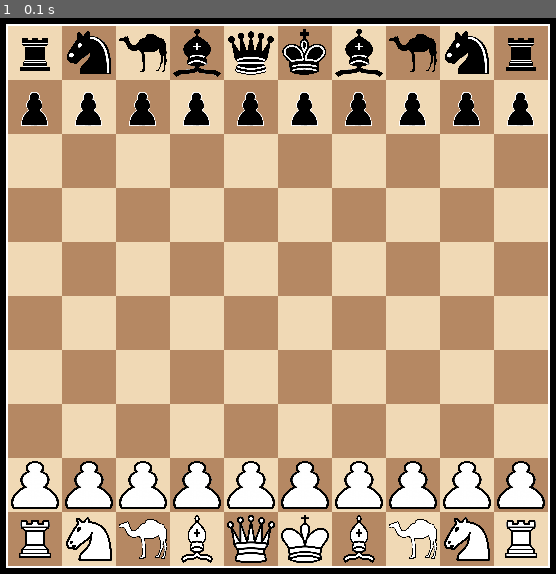
Above: before the commit, frame 1.
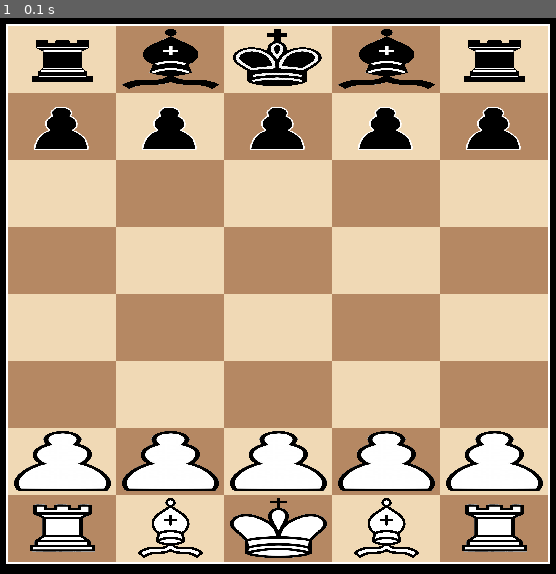
Above: after the commit, the same moment.

Repository: dprofe07/pygameChess
Game: pygame game, started from main.py
The game is run twice, just before and just after one commit, with the same random seed, the same clock (stepped at 60 frames per second) and the same inputs.
Inputs:
- Up to frame 1 (0.1 s): no input

The runs differ from the first frame. In frame 1, 57% of the frame differs, in the area x 1-99%, y 1-99%.

Commit message:
add grasshopper, changes in board saving

Diff:
--- a/board.py
+++ b/board.py
@@ -2,11 +2,130 @@
 
 from cell import Cell
 from constants import Colors
-from figures import Queen, Bishop, Rook, Pawn, King, Knight, Camel
+from figures import Queen, Bishop, Rook, Pawn, King, Knight, Camel, GrassHopper
 from game import game
 
 
 class Board:
+    CONFIGS = {
+        'std': [
+            [
+                Rook(None, game.black_player),
+                Knight(None, game.black_player),
+                Bishop(None, game.black_player),
+                Queen(None, game.black_player),
+                King(None, game.black_player),
+                Bishop(None, game.black_player),
+                Knight(None, game.black_player),
+                Rook(None, game.black_player)
+            ],
+            [Pawn(None, game.black_player)] * 8,
+            [None] * 8,
+            [None] * 8,
+            [None] * 8,
+            [None] * 8,
+            [Pawn(None, game.white_player)] * 8,
+            [
+                Rook(None, game.white_player),
+                Knight(None, game.white_player),
+                Bishop(None, game.white_player),
+                Queen(None, game.white_player),
+                King(None, game.white_player),
+                Bishop(None, game.white_player),
+                Knight(None, game.white_player),
+                Rook(None, game.white_player)
+            ],
+        ],
+
+        '+camel': [
+            [
+                Rook(None, game.black_player),
+                Knight(None, game.black_player),
+                Camel(None, game.black_player),
+                Bishop(None, game.black_player),
+                Queen(None, game.black_player),
+                King(None, game.black_player),
+                Bishop(None, game.black_player),
+                Camel(None, game.black_player),
+                Knight(None, game.black_player),
+                Rook(None, game.black_player)
+            ],
+            [Pawn(None, game.black_player)] * 10,
+            [None] * 10,
+            [None] * 10,
+            [None] * 10,
+            [None] * 10,
+            [None] * 10,
+            [None] * 10,
+            [Pawn(None, game.white_player)] * 10,
+            [
+                Rook(None, game.white_player),
+                Knight(None, game.white_player),
+                Camel(None, game.white_player),
+                Bishop(None, game.white_player),
+                Queen(None, game.white_player),
+                King(None, game.white_player),
+                Bishop(None, game.white_player),
+                Camel(None, game.white_player),
+                Knight(None, game.white_player),
+                Rook(None, game.white_player)
+            ],
+        ],
+        '+camel+grasshopper': [
+            [
+                Rook(None, game.black_player),
+                Knight(None, game.black_player),
+                Camel(None, game.black_player),
+                Bishop(None, game.black_player),
+                GrassHopper(None, game.black_player),
+                Queen(None, game.black_player),
+                King(None, game.black_player),
+                GrassHopper(None, game.black_player),
+                Bishop(None, game.black_player),
+                Camel(None, game.black_player),
+                Knight(None, game.black_player),
+                Rook(None, game.black_player)
+            ],
+            [Pawn(None, game.black_player)] * 12,
+            [None] * 12,
+            [None] * 12,
+            [None] * 12,
+            [None] * 12,
+            [None] * 12,
+            [None] * 12,
+            [None] * 12,
+            [None] * 12,
+            [Pawn(None, game.white_player)] * 12,
+            [
+                Rook(None, game.white_player),
+                Knight(None, game.white_player),
+                Camel(None, game.white_player),
+                Bishop(None, game.white_player),
+                GrassHopper(None, game.white_player),
+                Queen(None, game.white_player),
+                King(None, game.white_player),
+                GrassHopper(None, game.white_player),
+                Bishop(None, game.white_player),
+                Camel(None, game.white_player),
+                Knight(None, game.white_player),
+                Rook(None, game.white_player)
+            ],
+        ],
+
+        'mini': [
+            [Rook(None, game.black_player), Bishop(None, game.black_player), King(None, game.black_player), Bishop(None, game.black_player), Rook(None, game.black_player)],
+            [Pawn(None, game.black_player)] * 5,
+            [None] * 5,
+            [None] * 5,
+            [None] * 5,
+            [None] * 5,
+            [Pawn(None, game.white_player)] * 5,
+            [Rook(None, game.white_player), Bishop(None, game.white_player), King(None, game.white_player),
+             Bishop(None, game.white_player), Rook(None, game.white_player)],
+        ]
+
+    }
+
     def __init__(self, screen, width, height, color=Colors.WHITE, square_cells=False):
         self.screen = screen
         self.width = width
@@ -20,74 +139,34 @@
         self.cell_width = 0
         self.selected_cell = None
 
-        self.screen_resized()
-
-        self.data = [[Cell(self, y, x) for x in range(self.width)] for y in range(self.height)]
-
-    def use_default_config(self, number=0):
-        if number == 0:
-            self.width = self.height = 8
-            self.screen_resized()
-
-            self.data = [[Cell(self, y, x) for x in range(self.width)] for y in range(self.height)]
-
-            for i in range(self.width):
-                self.cell(i, 1).figure = Pawn(self.cell(i, 1), game.black_player)
-                self.cell(i, 6).figure = Pawn(self.cell(i, 6), game.white_player)
-
-            self.cell(0, 0).figure = Rook(self.cell(0, 0), game.black_player)
-            self.cell(1, 0).figure = Knight(self.cell(1, 0), game.black_player)
-            self.cell(2, 0).figure = Bishop(self.cell(2, 0), game.black_player)
-            self.cell(3, 0).figure = Queen(self.cell(3, 0), game.black_player)
-            self.cell(4, 0).figure = King(self.cell(4, 0), game.black_player)
-            self.cell(5, 0).figure = Bishop(self.cell(5, 0), game.black_player)
-            self.cell(6, 0).figure = Knight(self.cell(6, 0), game.black_player)
-            self.cell(7, 0).figure = Rook(self.cell(7, 0), game.black_player)
-
-            self.cell(0, 7).figure = Rook(self.cell(0, 7), game.white_player)
-            self.cell(1, 7).figure = Knight(self.cell(1, 7), game.white_player)
-            self.cell(2, 7).figure = Bishop(self.cell(2, 7), game.white_player)
-            self.cell(3, 7).figure = Queen(self.cell(3, 7), game.white_player)
-            self.cell(4, 7).figure = King(self.cell(4, 7), game.white_player)
-            self.cell(5, 7).figure = Bishop(self.cell(5, 7), game.white_player)
-            self.cell(6, 7).figure = Knight(self.cell(6, 7), game.white_player)
-            self.cell(7, 7).figure = Rook(self.cell(7, 7), game.white_player)
-        elif number == 1:
-            self.width = 10
-            self.height = 10
-
-            self.screen_resized()
-
-            self.data = [[Cell(self, y, x) for x in range(self.width)] for y in range(self.height)]
-
-            for i in range(self.width):
-                self.cell(i, 1).figure = Pawn(self.cell(i, 1), game.black_player)
-                self.cell(i, 8).figure = Pawn(self.cell(i, 8), game.white_player)
-
-            self.cell(0, 0).figure = Rook(self.cell(0, 0), game.black_player)
-            self.cell(1, 0).figure = Knight(self.cell(1, 0), game.black_player)
-            self.cell(2, 0).figure = Camel(self.cell(2, 0), game.black_player)
-            self.cell(3, 0).figure = Bishop(self.cell(3, 0), game.black_player)
-            self.cell(4, 0).figure = Queen(self.cell(4, 0), game.black_player)
-            self.cell(5, 0).figure = King(self.cell(5, 0), game.black_player)
-            self.cell(6, 0).figure = Bishop(self.cell(6, 0), game.black_player)
-            self.cell(7, 0).figure = Camel(self.cell(7, 0), game.black_player)
-            self.cell(8, 0).figure = Knight(self.cell(8, 0), game.black_player)
-            self.cell(9, 0).figure = Rook(self.cell(9, 0), game.black_player)
-
-            self.cell(0, 9).figure = Rook(self.cell(0, 9), game.white_player)
-            self.cell(1, 9).figure = Knight(self.cell(1, 9), game.white_player)
-            self.cell(2, 9).figure = Camel(self.cell(2, 9), game.white_player)
-            self.cell(3, 9).figure = Bishop(self.cell(3, 9), game.white_player)
-            self.cell(4, 9).figure = Queen(self.cell(4, 9), game.white_player)
-            self.cell(5, 9).figure = King(self.cell(5, 9), game.white_player)
-            self.cell(6, 9).figure = Bishop(self.cell(6, 9), game.white_player)
-            self.cell(7, 9).figure = Camel(self.cell(7, 9), game.white_player)
-            self.cell(8, 9).figure = Knight(self.cell(8, 9), game.white_player)
-            self.cell(9, 9).figure = Rook(self.cell(9, 9), game.white_player)
+        self.data = []
+
+        self.screen_resized(True)
+
+
+    def put_figure(self, figure):
+        figure.cell.figure = figure
+
+    def load_config(self, name):
+        if name not in Board.CONFIGS:
+            return Board.CONFIGS[name]
+
+        self.height = len(Board.CONFIGS[name])
+        if self.height > 0:
+            self.width = len(Board.CONFIGS[name][0])
+        else:
+            self.width = 0
+        self.screen_resized(True)
+
+        for r in range(len(Board.CONFIGS[name])):
+            for c in range(len(Board.CONFIGS[name][r])):
+                if Board.CONFIGS[name][r][c] is not None:
+                    self.put_figure(Board.CONFIGS[name][r][c](cell=self.cell(c, r)))
 
     def draw(self, mouse_pos):
-        pygame.draw.rect(self.screen, self.color, [self.hor_margin - 2, self.vert_margin - 2, self.width * self.cell_width + 2 * 2, self.height * self.cell_height + 2 * 2], 2)
+        pygame.draw.rect(self.screen, self.color,
+                         [self.hor_margin - 2, self.vert_margin - 2, self.width * self.cell_width + 2 * 2,
+                          self.height * self.cell_height + 2 * 2], 2)
 
         curr_cell = self.cell_by_coords(mouse_pos)
 
@@ -108,7 +187,7 @@
         # print(x, y)
         return self.data[y][x]
 
-    def screen_resized(self):
+    def screen_resized(self, clear_data=False):
         screen_w = self.screen.get_width()
         screen_h = self.screen.get_height()
 
@@ -123,6 +202,9 @@
 
         self.cell_width = (self.screen.get_width() - self.hor_margin * 2) // self.width
         self.cell_height = (self.screen.get_height() - self.vert_margin * 2) // self.height
+
+        if clear_data:
+            self.data = [[Cell(self, y, x) for x in range(self.width)] for y in range(self.height)]
 
     def cell_by_coords(self, coords):
         if (
@@ -134,4 +216,6 @@
             return None
         col = (coords[0] - self.hor_margin) // self.cell_width
         row = (coords[1] - self.vert_margin) // self.cell_height
+        if col >= self.width or row >= self.height:
+            return None
         return self.cell(col, row)
--- a/figures/__init__.py
+++ b/figures/__init__.py
@@ -5,3 +5,4 @@
 from figures.king import King
 from figures.knight import Knight
 from figures.camel import Camel
+from figures.grasshopper import GrassHopper
--- a/figures/figure.py
+++ b/figures/figure.py
@@ -26,3 +26,12 @@
             game.figure_eaten(cell.figure)
         cell.figure = self
         self.cell = cell
+
+    def __call__(self, **kw):
+        cell = kw.get('cell', self.cell)
+        if 'cell' in kw:
+            kw.pop('cell')
+        player_id = kw.get('player_id', self.player_id)
+        if 'player_id' in kw:
+            kw.pop('player_id')
+        return self.__class__(cell=cell, player_id=player_id, **kw)
--- /dev/null
+++ b/figures/grasshopper.py
@@ -0,0 +1,16 @@
+from figures.figure import Figure
+from game import game
+
+
+class GrassHopper(Figure):
+    def __init__(self, cell, player_id):
+        super().__init__(cell, 'Кузнечик', f'pics\\grasshopper_{game.get_color(player_id)}.png', player_id)
+
+    def can_move_to(self, cell):
+        if (cell is self.cell) or not cell.available_for(self):
+            return False
+
+        delta_x = abs(cell.col - self.cell.col)
+        delta_y = abs(cell.row - self.cell.row)
+
+        return delta_y == 2 and delta_x == 0 or delta_y == 0 and delta_x == 2
--- a/figures/pawn.py
+++ b/figures/pawn.py
@@ -23,3 +23,15 @@
             if cell.figure is not None and delta_y == (-1 if (game.black_player == self.player_id) else 1) and cell.figure.player_id != self.player_id:
                 return True
         return False
+
+    def __call__(self, **kw):
+        cell = kw.get('cell', self.cell)
+        if 'cell' in kw:
+            kw.pop('cell')
+        player_id = kw.get('player_id', self.player_id)
+        if 'player_id' in kw:
+            kw.pop('player_id')
+        allow_big_step = kw.get('allow_big_step', self.allow_big_step)
+        if 'allow_big_step' in kw:
+            kw.pop('allow_big_step')
+        return self.__class__(cell=cell, player_id=player_id, allow_big_step=allow_big_step, **kw)
--- a/figures/rook.py
+++ b/figures/rook.py
@@ -34,7 +34,7 @@
                 if game.board.cell(x, y).figure is not None:
                     break
         elif y == cell.row:
-            while x < game.board.width:
+            while x < game.board.width - 1:
                 x += 1
                 if cell.col == x and cell.row == y:
                     return True
--- a/main.py
+++ b/main.py
@@ -12,7 +12,7 @@
 game.set_screen(screen)
 
 board = Board(screen, 1, 1, square_cells=True)
-board.use_default_config(1)
+board.load_config('mini')
 game.set_board(board)
 
 game.run()
Binary file added: pics/grasshopper_black.png
Binary file added: pics/grasshopper_white.png
